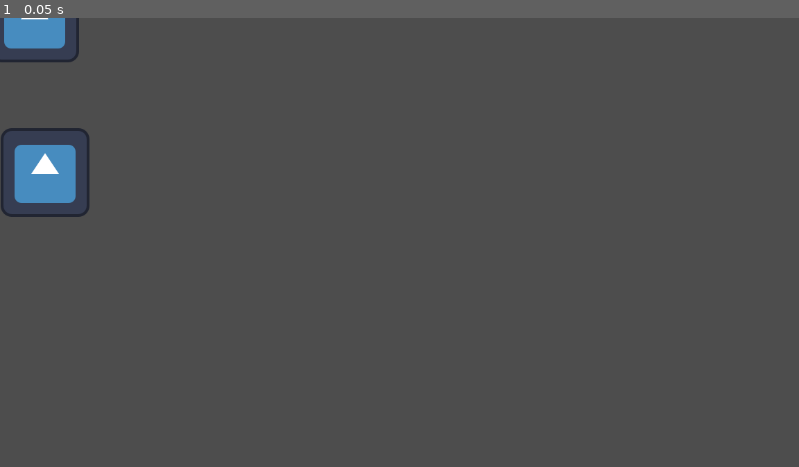
Above: before the commit, frame 1.
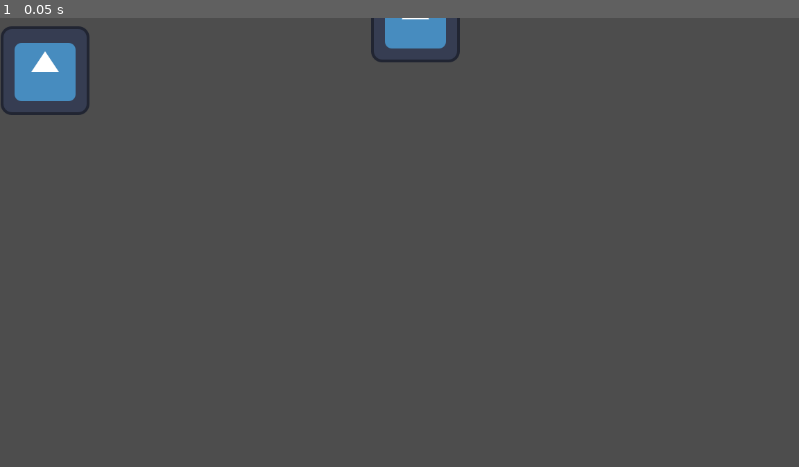
Above: after the commit, the same moment.

Repository: SirLich/godot-hoist
Game: Godot game, scene res://game.tscn
Same seed, same stepped clock (60 frames per second), same inputs: the game is played once before the commit and once after it. The engine's default icon, where the game draws it, is replaced by a stand-in: a white triangle on a blue panel in a dark square.
Inputs:
- Up to frame 1 (0.05 s): no input

The runs differ from the first frame. In frame 1, 3.5% of the frame differs, in the area x 0-58%, y 0-45%.

Commit message:
Add debugger

Diff:
--- /dev/null
+++ b/editor_prop.tscn
@@ -0,0 +1,103 @@
+[gd_scene format=3 uid="uid://c8chspua6uylr"]
+
+[ext_resource type="Script" uid="uid://bbwdbh4ceadf3" path="res://addons/hoist/property_override_checkbox.gd" id="1_qkmpv"]
+
+[node name="@HBoxContainer@134433" type="HBoxContainer" unique_id=505397269]
+layout_mode = 2
+
+[node name="@CheckBox@134432" type="CheckBox" parent="." unique_id=1746545525]
+layout_mode = 2
+size_flags_vertical = 0
+script = ExtResource("1_qkmpv")
+
+[node name="@EditorPropertyInteger@134027" type="EditorPropertyInteger" parent="." unique_id=963303169 node_paths=PackedStringArray("shortcut_context")]
+unique_name_in_owner = false
+process_mode = 0
+process_priority = 0
+process_physics_priority = 0
+process_thread_group = 0
+physics_interpolation_mode = 2
+auto_translate_mode = 0
+editor_description = ""
+visible = true
+modulate = Color(1, 1, 1, 1)
+self_modulate = Color(1, 1, 1, 1)
+show_behind_parent = false
+top_level = false
+clip_children = 0
+light_mask = 1
+visibility_layer = 1
+z_index = 0
+z_as_relative = true
+y_sort_enabled = false
+texture_filter = 0
+texture_repeat = 0
+material = null
+use_parent_material = false
+clip_contents = false
+custom_minimum_size = Vector2(0, 0)
+layout_direction = 0
+layout_mode = 2
+size_flags_horizontal = 3
+size_flags_vertical = 1
+size_flags_stretch_ratio = 1.0
+localize_numeral_system = true
+tooltip_text = "property|Sprite2D|hframes"
+tooltip_auto_translate_mode = 0
+focus_neighbor_left = NodePath("")
+focus_neighbor_top = NodePath("")
+focus_neighbor_right = NodePath("")
+focus_neighbor_bottom = NodePath("")
+focus_next = NodePath("")
+focus_previous = NodePath("")
+focus_mode = 3
+focus_behavior_recursive = 0
+mouse_filter = 1
+mouse_behavior_recursive = 0
+mouse_force_pass_scroll_events = true
+mouse_default_cursor_shape = 0
+shortcut_context = NodePath("../../../../../../../..")
+accessibility_name = ""
+accessibility_description = ""
+accessibility_live = 0
+accessibility_controls_nodes = Array[NodePath]([])
+accessibility_described_by_nodes = Array[NodePath]([])
+accessibility_labeled_by_nodes = Array[NodePath]([])
+accessibility_flow_to_nodes = Array[NodePath]([])
+theme = null
+theme_type_variation = &""
+label = "Hframes"
+read_only = false
+draw_label = true
+draw_background = true
+checkable = false
+checked = false
+draw_warning = true
+keying = false
+deletable = false
+selectable = true
+use_folding = true
+name_split_ratio = 0.5
+script = null
+
+[node name="@HBoxContainer@134023" type="HBoxContainer" parent="@EditorPropertyInteger@134027" unique_id=2146874873]
+layout_mode = 2
+theme_override_constants/separation = 0
+
+[node name="@HBoxContainer@134024" type="HBoxContainer" parent="@EditorPropertyInteger@134027" unique_id=136029112]
+layout_mode = 2
+theme_override_constants/separation = 0
+
+[node name="@EditorSpinSlider@134026" type="EditorSpinSlider" parent="@EditorPropertyInteger@134027" unique_id=258947753]
+layout_mode = 2
+min_value = 1.0
+max_value = 16384.0
+value = 1.0
+flat = true
+editing_integer = true
+
+[node name="@TextureRect@134025" type="TextureRect" parent="@EditorPropertyInteger@134027/@EditorSpinSlider@134026" unique_id=422451614]
+visible = false
+z_index = 1
+layout_mode = 0
+mouse_filter = 0
--- a/examples/Example.tscn
+++ b/examples/Example.tscn
@@ -47,14 +47,64 @@
 "usage": 6
 }
 
+[sub_resource type="Resource" id="Resource_pc0iv"]
+script = ExtResource("2_68jdq")
+property_name = "position"
+property_path = NodePath("BottomSprite")
+property_data = {
+"class_name": &"",
+"hint": 1,
+"hint_string": "-99999,99999,or_less,or_greater,hide_control,suffix:px",
+"name": "hoist_position",
+"type": 5,
+"usage": 6
+}
+editor_data = {
+"class_name": &"",
+"hint": 1,
+"hint_string": "-99999,99999,or_less,or_greater,hide_control,suffix:px",
+"name": "position",
+"type": 5,
+"usage": 6
+}
+
+[sub_resource type="Resource" id="Resource_nkq04"]
+script = ExtResource("2_68jdq")
+property_name = "light_mask"
+property_path = NodePath("TopSprite")
+property_data = {
+"class_name": &"",
+"hint": 7,
+"hint_string": "",
+"name": "hoist_light_mask",
+"type": 2,
+"usage": 6
+}
+editor_data = {
+"class_name": &"",
+"hint": 7,
+"hint_string": "",
+"name": "light_mask",
+"type": 2,
+"usage": 6
+}
+
 [sub_resource type="Resource" id="Resource_68jdq"]
 script = ExtResource("2_0fely")
 properties = Dictionary[String, ExtResource("2_68jdq")]({
+"BottomSprite:position": SubResource("Resource_pc0iv"),
 "TopSprite:centered": SubResource("Resource_elwnb"),
+"TopSprite:light_mask": SubResource("Resource_nkq04"),
 "TopSprite:offset": SubResource("Resource_krhdl")
 })
+data_map = {
+&"hoist_centered": null,
+&"hoist_offset": null
+}
 hoist_centered = null
 hoist_offset = null
+hoist_position = null
+hoist_light_mask = null
 metadata/_custom_type_script = "uid://bkqg7pfovxw48"
 
 [node name="Example" type="Node2D" unique_id=585994960]
@@ -66,6 +116,6 @@
 offset = Vector2(50, 0)
 
 [node name="BottomSprite" type="Sprite2D" parent="." unique_id=843454231]
-position = Vector2(1, 159)
+position = Vector2(1, 12)
 texture = ExtResource("4_u60pw")
 centered = false
--- a/game.tscn
+++ b/game.tscn
@@ -8,4 +8,7 @@
 
 [node name="Example" parent="." unique_id=1860098073 instance=ExtResource("2_vvluj")]
 
+[node name="TopSprite" parent="Example" index="0" unique_id=716124857]
+offset = Vector2(599, 0)
+
 [editable path="Example"]
--- a/project.godot
+++ b/project.godot
@@ -30,7 +30,7 @@
 
 [editor_plugins]
 
-enabled=PackedStringArray("res://addons/hoist/plugin.cfg")
+enabled=PackedStringArray("res://addons/hoist/plugin.cfg", "res://addons/zylann.editor_debugger/plugin.cfg")
 
 [hoist]
 
--- /dev/null
+++ b/test_stuff.tscn
@@ -0,0 +1,28 @@
+[gd_scene format=3 uid="uid://cdw34nvcpkatv"]
+
+[node name="TestStuff" type="Control" unique_id=1626963132]
+layout_mode = 3
+anchors_preset = 15
+anchor_right = 1.0
+anchor_bottom = 1.0
+grow_horizontal = 2
+grow_vertical = 2
+
+[node name="HBoxContainer" type="HBoxContainer" parent="." unique_id=327696450]
+layout_mode = 0
+offset_left = 254.0
+offset_top = 156.0
+offset_right = 675.0
+offset_bottom = 246.0
+
+[node name="MarginContainer" type="MarginContainer" parent="HBoxContainer" unique_id=1823243817]
+layout_mode = 2
+theme_override_constants/margin_right = -5
+
+[node name="CheckBox" type="CheckBox" parent="HBoxContainer/MarginContainer" unique_id=449156184]
+layout_mode = 2
+size_flags_vertical = 0
+
+[node name="ColorRect" type="ColorRect" parent="HBoxContainer" unique_id=800021989]
+custom_minimum_size = Vector2(50, 50)
+layout_mode = 2
Not shown, removed: addons/hoist/editor_types/editor_prop.gd
Not shown, removed: addons/hoist/editor_types/editor_prop.gd.uid
Not shown, removed: addons/hoist/editor_types/editor_prop_check.gd
Not shown, removed: addons/hoist/editor_types/editor_prop_check.gd.uid
Not shown, removed: addons/hoist/editor_types/editor_prop_unsupported.gd
Not shown, removed: addons/hoist/editor_types/editor_prop_unsupported.gd.uid
Not shown, changed: addons/hoist/inspector_plugins/hoisted_property_inspector.gd
Not shown, changed: addons/hoist/property_override_checkbox.gd
Not shown, added: addons/zylann.editor_debugger/dock.gd
Not shown, added: addons/zylann.editor_debugger/dock.gd.uid
Not shown, added: addons/zylann.editor_debugger/dock.tscn
Not shown, added: addons/zylann.editor_debugger/plugin.cfg
(and 5 more such lines)
